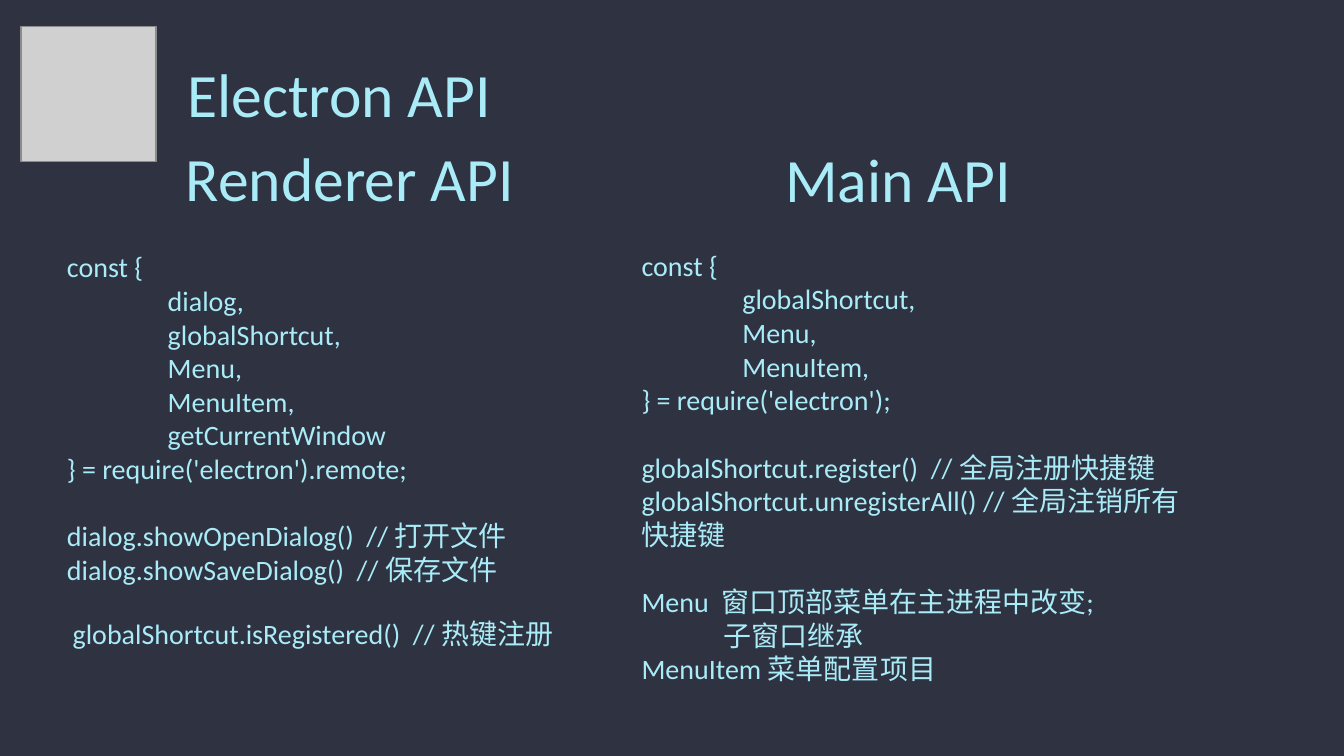
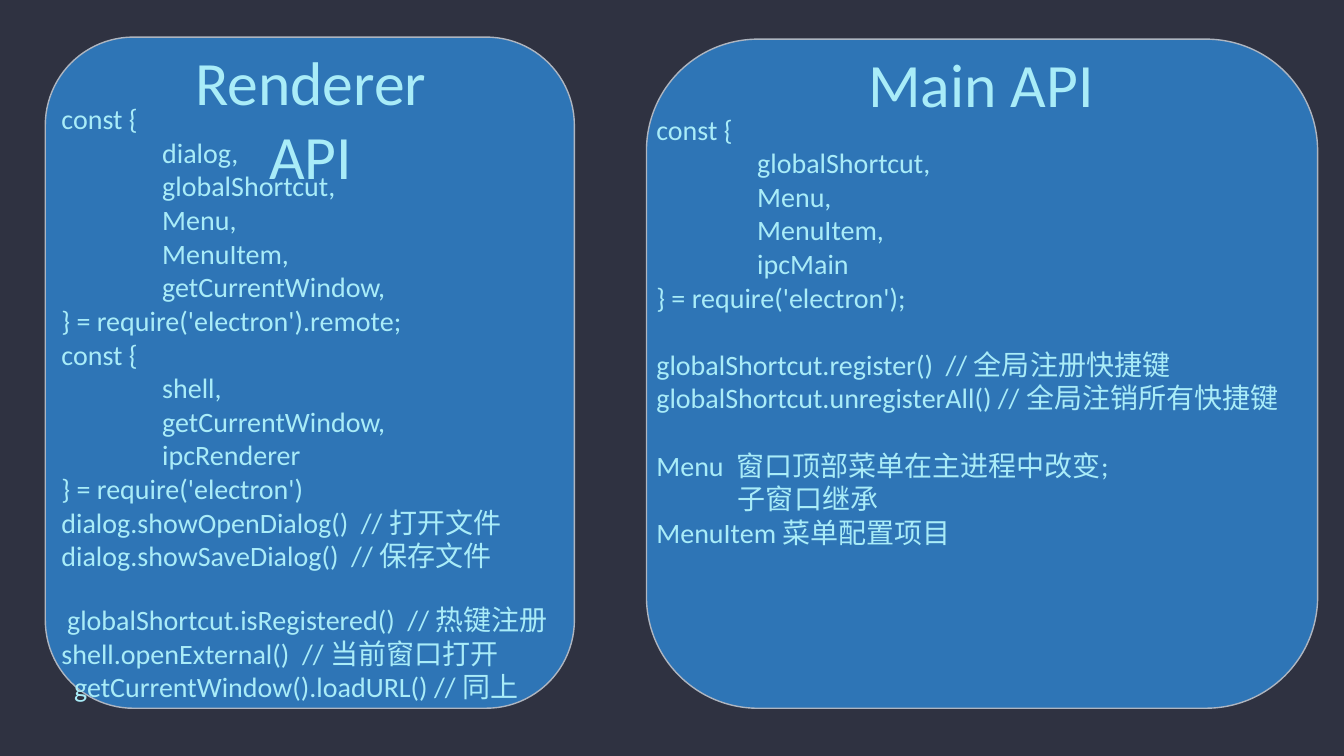
Before and after one commit to admiral20/electron-quick-start, a slide deck: slide 13 of ppt/electron.pptx. Drawn at 1344x756 pixels with LibreOffice and Linux fonts; fonts in the diff are those of the drawing; grey boxes stand for pictures. Boxes give left, top, right and bottom in pixels: in the first picture for what was removed or moved away, otherwise in the second. Text is boxed around its words. In the diff, an @@ line names an element or a change of style, - is before the commit and + after.

```diff
--- a/ppt/electron.pptx
+++ b/ppt/electron.pptx
@@ picture removed at <box>21,26,156,161</box> @@
@@ rounded rectangle added at <box>45,37,575,709</box>, fill #2E75B6, outline #AEB5C0 1 pt @@
@@ text "Renderer API" at <box>195,62,426,194</box>: alignment left to centre @@
@@ text "Renderer API": place and size @@
-text "Renderer API" at <box>186,158,514,202</box>
+text "Renderer API" at <box>195,62,426,194</box>
@@ rounded rectangle added at <box>646,39,1318,709</box>, fill #2E75B6, outline #AEB5C0 1 pt @@
@@ text "Main API": place and size @@
-text "Main API" at <box>785,159,1011,203</box>
+text "Main API" at <box>868,65,1094,108</box>
@@ text "Main API" at <box>868,65,1094,108</box>: alignment left to centre @@
@@ text removed at <box>187,74,491,118</box> @@
-Electron API
@@ text "const {": place and size @@
-text "const {" at <box>67,259,553,649</box>
+text "const {" at <box>61,111,548,670</box>
@@ text "const {": place and size @@
-text "const {" at <box>642,258,1179,682</box>
+text "const {" at <box>656,122,1278,545</box>
@@ text at <box>757,255,849,279</box>: paragraph added @@
+ipcMain
@@ text at <box>162,277,385,302</box>: text changed @@
-getCurrentWindow
+getCurrentWindow,
@@ text at <box>61,347,385,504</box>: paragraphs added @@
+const {
+shell,
+getCurrentWindow,
+ipcRenderer
+} = require('electron')
@@ text at <box>61,640,498,670</box>: paragraphs added @@
+shell.openExternal() // 当前窗口打开
+getCurrentWindow().loadURL() // 同上
```
Also in this commit, not shown: 1 other slide changed.
